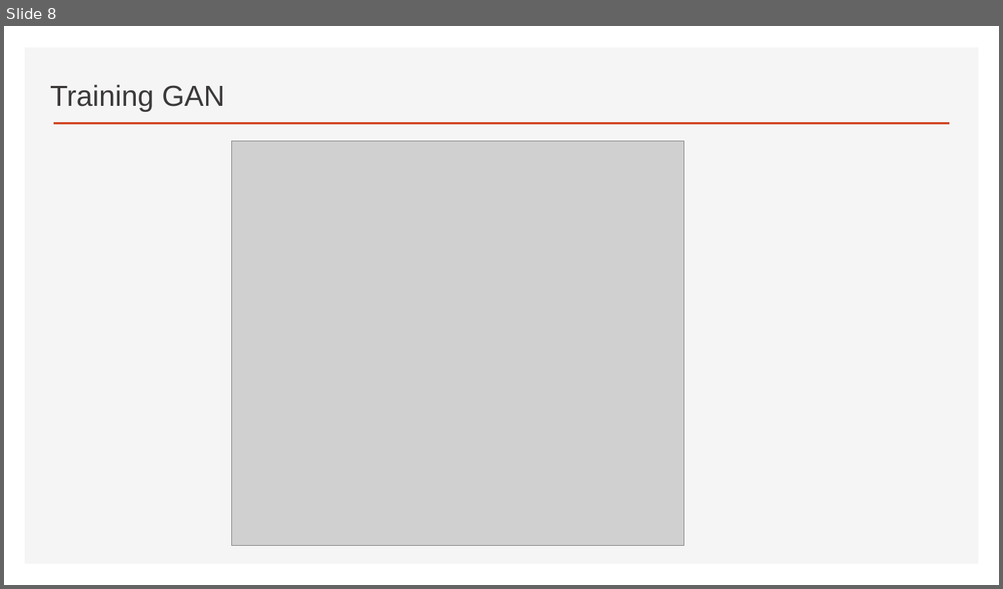
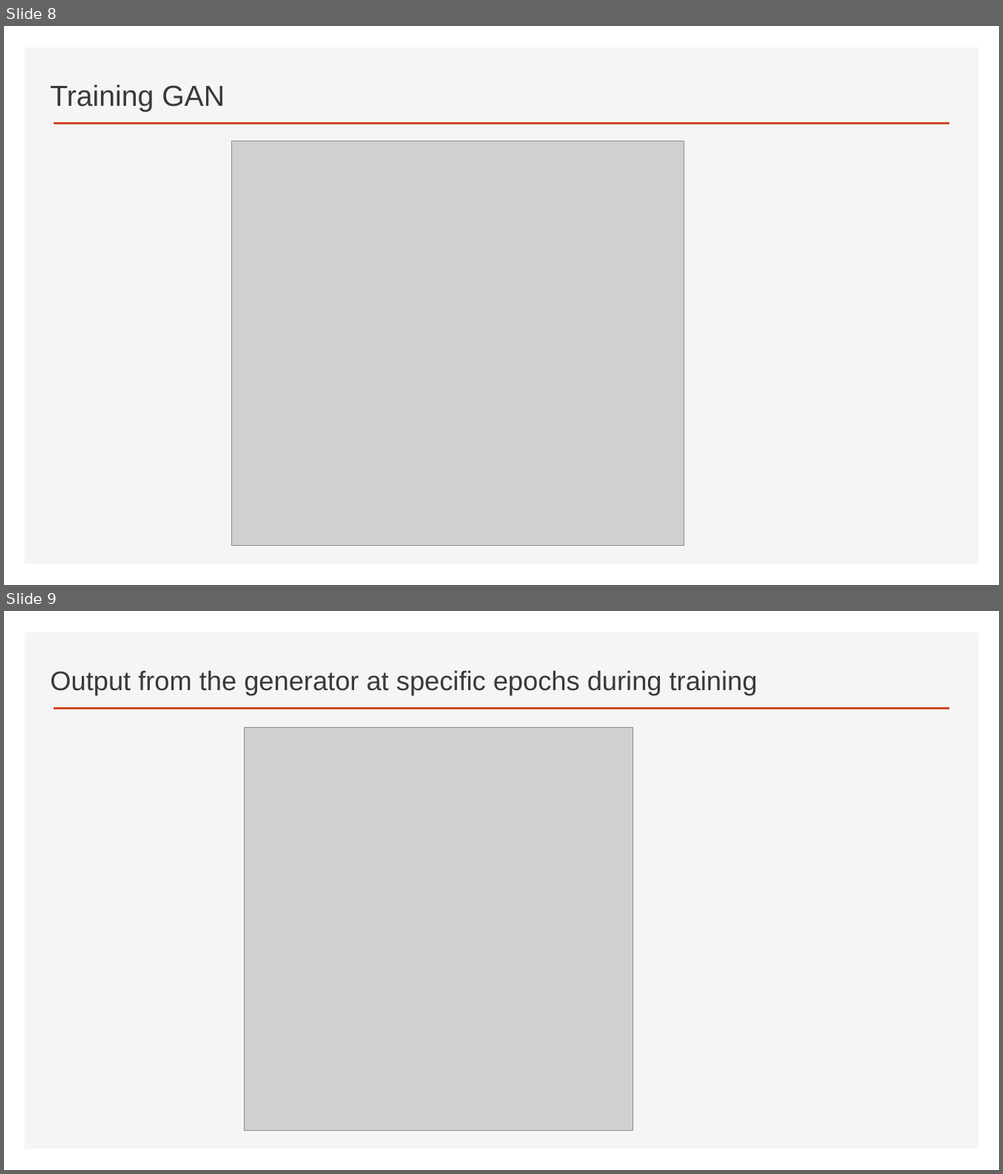
Before and after one commit to ancestor9/2026_Fall_Generative-Deep-Learning, a slide deck: Generative Adversarial Networks.pptx. Shown one above the other, each under a label of ours: slide 8 before the commit, slides 8 and 9 after it. The pictures are 1003x589 and 1003x1174 pixels, drawn with LibreOffice and Linux fonts; fonts in the diff are those of the drawing; grey boxes stand for pictures; background and template pictures are left out. Boxes give left, top, right and bottom in pixels: in the first picture for what was removed or moved away, otherwise in the second. Text is boxed around its words. In the diff, an @@ line names an element or a change of style, - is before the commit and + after.

```diff
--- a/Generative Adversarial Networks.pptx
+++ b/Generative Adversarial Networks.pptx
@@ slide 9 added at (4, 611, 999, 1170), background #FFFFFF; not listed: 2 template elements that a slide beside it also shows @@
@@ text added at (50, 670, 757, 695), 25.9 pt, text #3B3838 @@
+Output from the generator at specific epochs during training
@@ picture added at (244, 728, 633, 1132) @@
```
